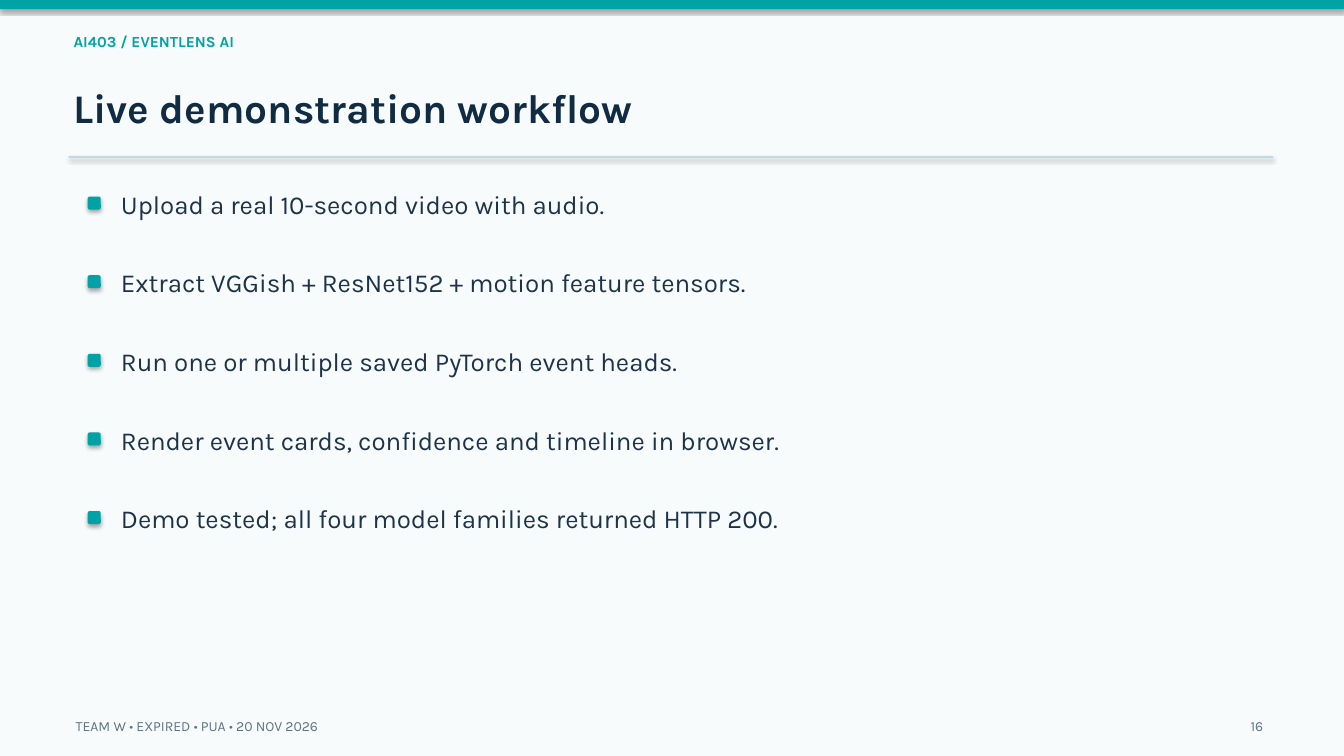
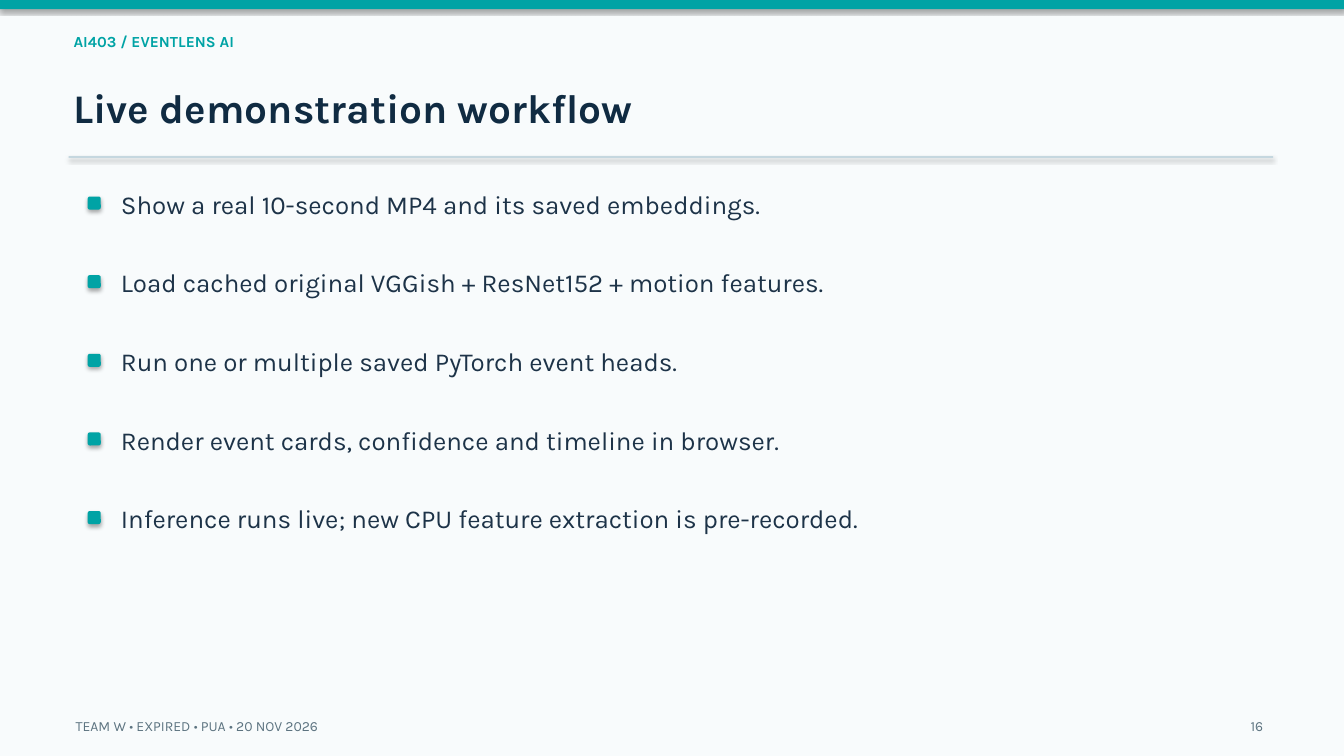
Before and after one commit to Ashrafamr11/EventLens-AI, a slide deck: slide 16 of report/Expired_Slides.pptx. Drawn at 1344x756 pixels with LibreOffice and Linux fonts; fonts in the diff are those of the drawing. Boxes give left, top, right and bottom in pixels: in the first picture for what was removed or moved away, otherwise in the second. Text is boxed around its words. In the diff, an @@ line names an element or a change of style, - is before the commit and + after.

```diff
--- a/report/Expired_Slides.pptx
+++ b/report/Expired_Slides.pptx
@@ text at (121, 196, 760, 221): text changed @@
-Upload a real 10-second video with audio.
+Show a real 10-second MP4 and its saved embeddings.
@@ text at (121, 274, 824, 299): text changed @@
-Extract VGGish + ResNet152 + motion feature tensors.
+Load cached original VGGish + ResNet152 + motion features.
@@ text at (121, 510, 858, 534): text changed @@
-Demo tested; all four model families returned HTTP 200.
+Inference runs live; new CPU feature extraction is pre-recorded.
```
Also in this commit, not shown: 1 other slide changed, 52 other files.
